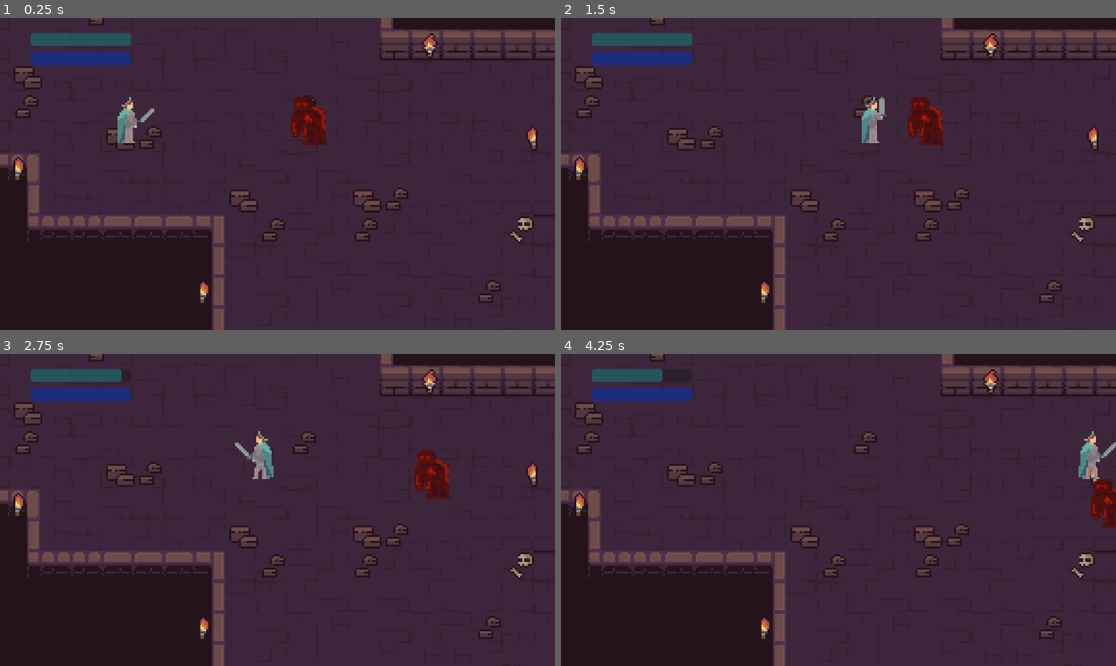
Above: before the commit, frames 1-4 (two rows, left to right).
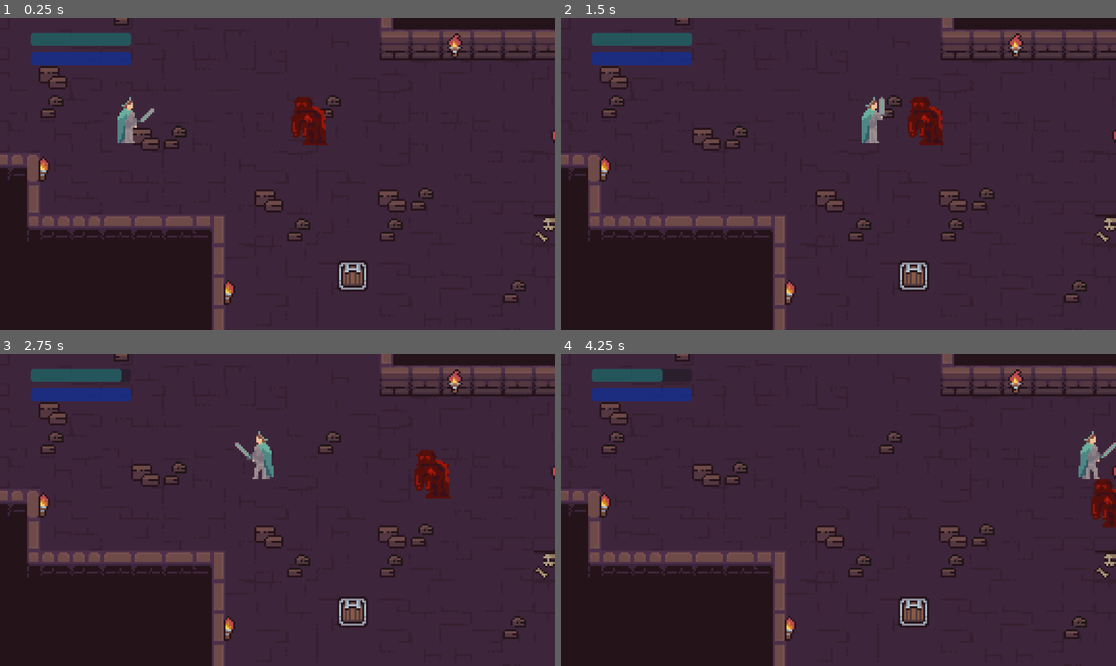
Above: after the commit, the same moments.

Repository: ArKade523/virtue-for-vice
Game: Godot game, scene res://Scenes/game_area.tscn
Same seed, same stepped clock (60 frames per second), same inputs: the game is played once before the commit and once after it.
Inputs:
- Up to frame 1 (0.25 s): no input
- Up to frame 2 (1.5 s): tap Enter (ui_accept) at 0.5, 0.77 s; hold D (right) from 0.53 s (still down); tap Space (attack) at 0.6, 1.35 s
- Up to frame 3 (2.75 s): tap Enter (ui_accept) at 1.52 s; release D (right) at 2.03 s; hold A (left) from 2.03 s (still down); tap Space (attack) at 2.1 s
- Up to frame 4 (4.25 s): release A (left) at 2.78 s; hold D (right) from 2.78 s (still down); tap Space (attack) at 2.85, 3.6 s; tap Enter (ui_accept) at 3.02, 3.77 s

The runs differ from the first frame. In frame 1, 4.1% of the frame differs, in the area x 2-100%, y 0-92%; in frame 2, 4.3%; in frame 3, 4.3%; in frame 4, 4.3%.

Commit message:
fixed fire golem, added playability to dungeons

Diff:
--- a/Scenes/dungeon1.tscn
+++ b/Scenes/dungeon1.tscn
@@ -1,8 +1,9 @@
-[gd_scene load_steps=10 format=4 uid="uid://diqybokfyygg4"]
+[gd_scene load_steps=11 format=4 uid="uid://diqybokfyygg4"]
 
 [ext_resource type="Texture2D" uid="uid://br6knds1mr6pl" path="res://Assets/tilesets/Dungeon_Tileset.png" id="1_3sbh4"]
 [ext_resource type="PackedScene" uid="uid://bddmie48n1ur1" path="res://Scenes/player_teal.tscn" id="2_3ubug"]
 [ext_resource type="PackedScene" uid="uid://d4kgi4ntnsgil" path="res://Scenes/fireGolem.tscn" id="3_tce3p"]
+[ext_resource type="PackedScene" uid="uid://02qpes16wdr2" path="res://Scenes/hatch.tscn" id="4_ru2du"]
 
 [sub_resource type="TileSetAtlasSource" id="TileSetAtlasSource_ys2oc"]
 texture = ExtResource("1_3sbh4")
@@ -685,6 +686,7 @@
 tile_set = SubResource("TileSet_sgk7q")
 
 [node name="TileMapLayer" type="TileMapLayer" parent="."]
+position = Vector2(13, 0)
 tile_map_data = PackedByteArray("AAD1//X/AAAAAAkAAAACAPj/AAAAAAkAAAD7//X/AAAAAAkAAAAFAPv/AAABAAkAABAHAAAAAAABAAkAABD7/w …(368 unchanged characters)…
 tile_set = SubResource("TileSet_2mj68")
 
@@ -698,3 +700,5 @@
 
 [node name="FireGolem" parent="." instance=ExtResource("3_tce3p")]
 position = Vector2(-9, -81)
+
+[node name="EscapeHatch" parent="." instance=ExtResource("4_ru2du")]
--- a/Scenes/fireGolem.tscn
+++ b/Scenes/fireGolem.tscn
@@ -270,7 +270,7 @@
 [sub_resource type="CircleShape2D" id="CircleShape2D_ok75h"]
 
 [sub_resource type="CircleShape2D" id="CircleShape2D_qc45a"]
-radius = 9.0
+radius = 17.0
 
 [node name="FireGolem" type="CharacterBody2D"]
 script = ExtResource("1_b8hbb")
@@ -299,11 +299,15 @@
 wait_time = 2.0
 autostart = true
 
+[node name="DamageTimer" type="Timer" parent="." groups=["enemies"]]
+wait_time = 0.2
+autostart = true
+
 [node name="enemy_hit_box" type="Area2D" parent="."]
 collision_layer = 3
 
 [node name="CollisionShape2D" type="CollisionShape2D" parent="enemy_hit_box"]
-position = Vector2(0, 4)
+position = Vector2(0, 3)
 shape = SubResource("CircleShape2D_qc45a")
 
 [connection signal="timeout" from="Timer" to="." method="_on_timer_timeout"]
--- a/Scenes/player_teal.tscn
+++ b/Scenes/player_teal.tscn
@@ -241,7 +241,7 @@
 }]
 
 [sub_resource type="RectangleShape2D" id="RectangleShape2D_a11qd"]
-size = Vector2(10, 24)
+size = Vector2(21, 27)
 
 [node name="player_teal" type="CharacterBody2D"]
 z_index = 5
@@ -269,6 +269,7 @@
 position = Vector2(48, -160)
 
 [node name="player_hit_box" type="CollisionShape2D" parent="player_hit"]
+position = Vector2(1.5, -1.5)
 shape = SubResource("RectangleShape2D_a11qd")
 
 [node name="attack_cooldown" type="Timer" parent="."]
--- a/Scripts/fireGolem.gd
+++ b/Scripts/fireGolem.gd
@@ -1,20 +1,25 @@
 extends CharacterBody2D
 
-#creature stats
+# Creature stats
 const MOVEMENT_SPEED = 60
 var health = 140
 
 @onready var timer = $Timer
+@onready var damage_timer = $DamageTimer  # Timer for controlling damage intervals
 @onready var locator = $locator
 @onready var range = $range
 @onready var fireBolt = preload("res://Scenes/fireBolt.tscn")
-#players
+
+# Players
 var teal_in_attack_zone = false
 var blue_in_attack_zone = false
 
-
 var x_mov = 0
 var y_mov = 0
+
+
+func _ready():
+	damage_timer.timeout.connect(_apply_damage)  # Connect timeout signal
 
 
 func _process(_delta):
@@ -24,7 +29,7 @@
 	if not result.is_empty():
 		update_direction(Vector2(result[0].point.x - position.x, result[0].point.y - position.y))
 	move_and_slide()
-	deal_with_damage()
+
 
 func update_direction(direction):
 	var angle = direction.normalized()
@@ -42,6 +47,7 @@
 	range.target_position.x = angle.x * 50
 	range.target_position.y = angle.y * 50
 
+
 func _on_timer_timeout():
 	projectile()
 
@@ -54,25 +60,42 @@
 		var direction = (result[0].point - position).normalized()  # Get direction
 		bullet.rotation = direction.angle()  # Rotate the bullet properly
 		bullet.initialize_fireBolt(direction)  # Ensure it moves in the right direction
-
-
-
 		get_parent().add_child(bullet)  # Add to the scene
 
 
-func deal_with_damage():
+func _apply_damage():
+	# Only apply damage if the player is attacking
 	if (teal_in_attack_zone and GameState.teal_current_attacking) or (blue_in_attack_zone and GameState.blue_current_attacking):
 		health -= GameState.BASE_DAMAGE
 		print("Golem health =", health)
+
+		# If the golem dies, stop processing damage
 		if health <= 0:
-			self.queue_free()
+			queue_free()
+			return
+
+		# Restart the timer **only after dealing damage**
+		damage_timer.start()
 
 
+# Start the damage timer **only when entering the attack zone**
 func _on_enemy_hit_box_body_entered(body: Node2D) -> void:
 	if body.has_method("teal_player"):
 		teal_in_attack_zone = true
+	elif body.has_method("blue_player"):
+		blue_in_attack_zone = true
 
+	# If the timer is not already running, start it
+	if damage_timer.is_stopped():
+		damage_timer.start()
 
+# Stop the timer **only when both players leave**
 func _on_enemy_hit_box_body_exited(body: Node2D) -> void:
 	if body.has_method("teal_player"):
 		teal_in_attack_zone = false
+	elif body.has_method("blue_player"):
+		blue_in_attack_zone = false
+
+	# Stop the timer if no players remain in the attack zone
+	if not teal_in_attack_zone and not blue_in_attack_zone:
+		damage_timer.stop()
Not shown, changed: Scenes/dungeon2.tscn
Not shown: 1 places in Scenes/fireBolt.tscn that only renumber resources
